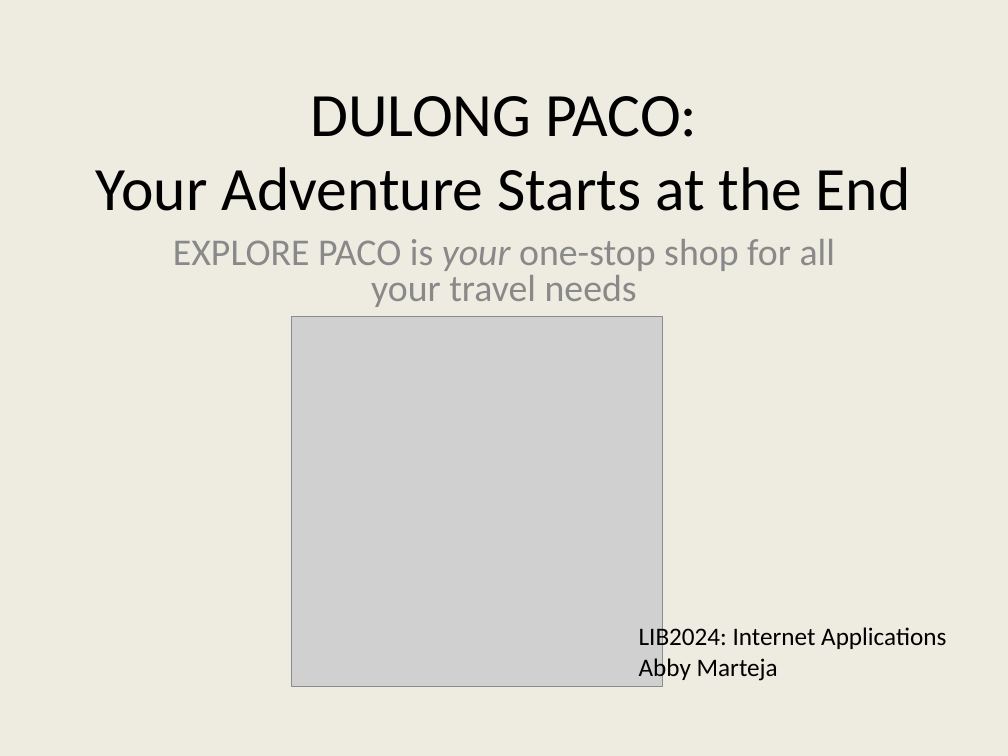
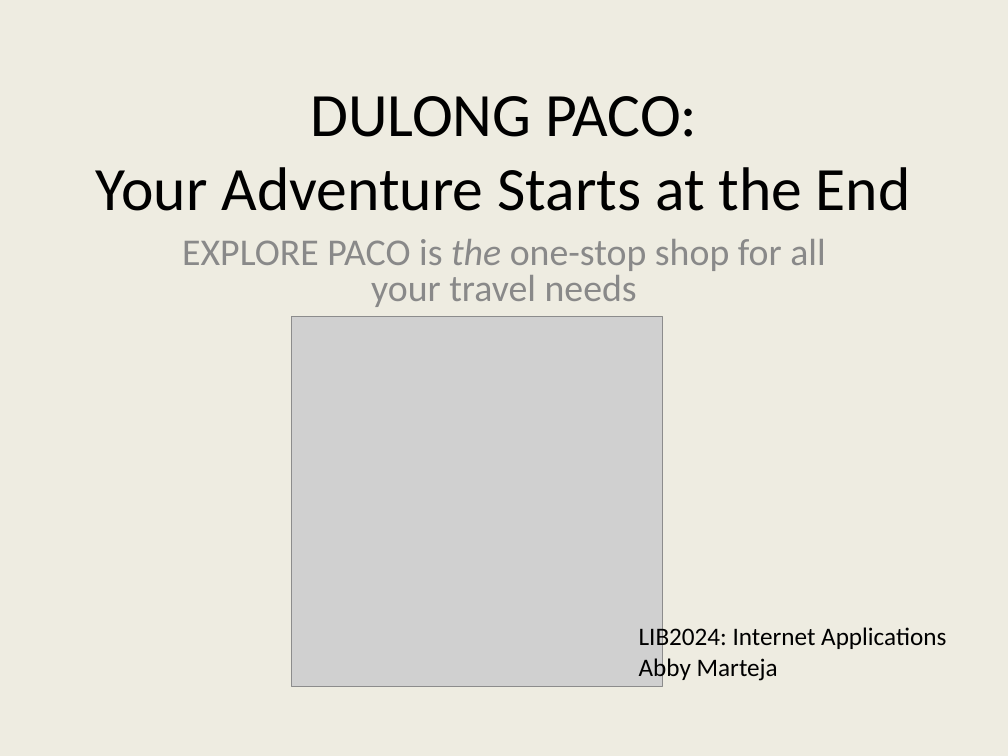
Before and after one commit to mart1095/mart1095.github.io, a slide deck: slide 1 of final/marteja_abby_final.ppt. Drawn at 1008x756 pixels with LibreOffice and Linux fonts; fonts in the diff are those of the drawing; grey boxes stand for pictures. Boxes give left, top, right and bottom in pixels: in the first picture for what was removed or moved away, otherwise in the second. Text is boxed around its words. In the diff, an @@ line names an element or a change of style, - is before the commit and + after.

Commit message:
PowerPoint Presentation Final

```diff
--- a/final/marteja_abby_final.ppt
+++ b/final/marteja_abby_final.ppt
@@ subtitle at [182, 239, 825, 307]: text changed @@
-EXPLORE PACO is your one-stop shop for all your travel needs
+EXPLORE PACO is the one-stop shop for all your travel needs
```
